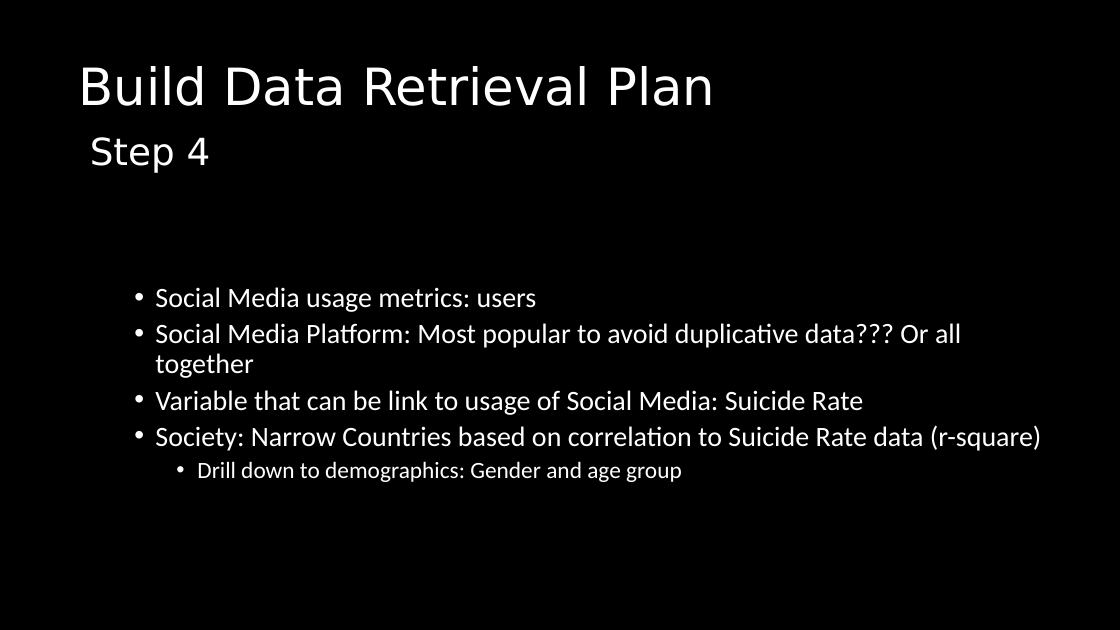
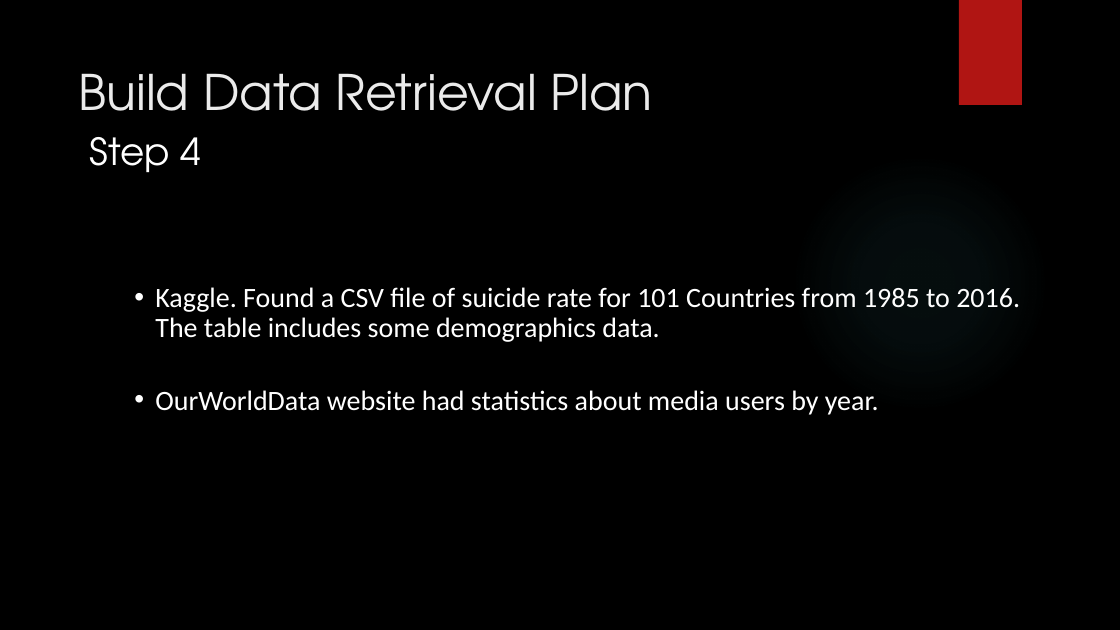
Before and after one commit to ludmilagd/SocialMediaUsageImpact, a slide deck: slide 7 of SocialMediaSuicideRate.pptx (slide 6 before the commit). Drawn at 1120x630 pixels with LibreOffice and Linux fonts; fonts in the diff are those of the drawing; background and template pictures are left out. Boxes give left, top, right and bottom in pixels: in the first picture for what was removed or moved away, otherwise in the second. Text is boxed around its words. In the diff, an @@ line names an element or a change of style, - is before the commit and + after.

```diff
--- a/SocialMediaSuicideRate.pptx
+++ b/SocialMediaSuicideRate.pptx
@@ rectangle added at (x1=959, y1=0, x2=1022, y2=105), fill #B01513 @@
@@ title "Build Data Retrieval Plan" at (x1=78, y1=73, x2=652, y2=111): size 44 to 42 pt, font DejaVu Sans to TeX Gyre Adventor, text colour #FFFFFF to #EBEBEB; line spacing 0.9 to 1 @@
@@ text "Step 4" at (x1=90, y1=137, x2=202, y2=173): font DejaVu Sans to TeX Gyre Adventor @@
@@ ellipse added at (x1=791, y1=154, x2=1049, y2=413), fill gradient #50B9C1 @@
@@ text at (x1=155, y1=287, x2=1020, y2=415): text changed @@
-  • Social Media usage metrics: users
-  • Social Media Platform: Most popular to avoid duplicative data??? Or all together
-  • Variable that can be link to usage of Social Media: Suicide Rate
-  • Society: Narrow Countries based on correlation to Suicide Rate data (r-square)
-    • Drill down to demographics: Gender and age group
+  • Kaggle. Found a CSV file of suicide rate for 101 Countries from 1985 to 2016. The table includes some demographics data.
+  • OurWorldData website had statistics about media users by year.
```
Also in this commit, not shown: 10 other slides changed, 2 slides added, 1 slide removed, 7 other files.
